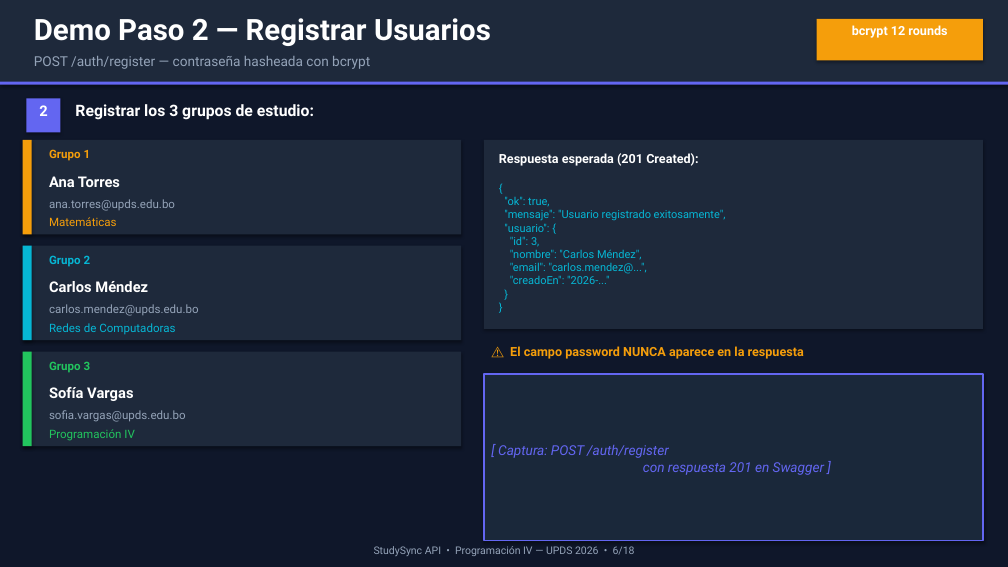
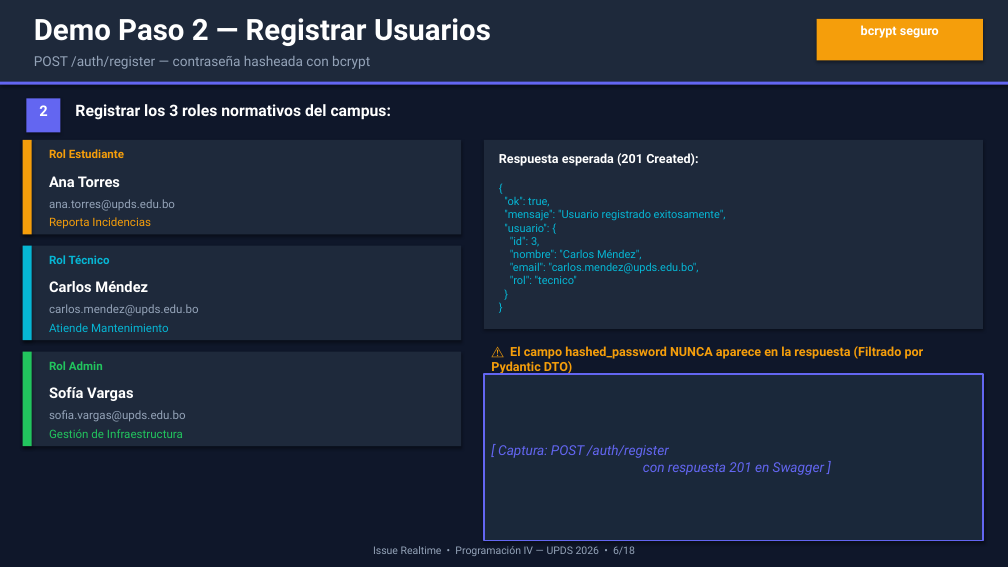
Before and after one commit to JoseMPB13/P4, a slide deck: slide 6 of StudySync_Presentacion_Proyecto_Final.pptx. Drawn at 1008x567 pixels with LibreOffice and Linux fonts; fonts in the diff are those of the drawing. Boxes give left, top, right and bottom in pixels: in the first picture for what was removed or moved away, otherwise in the second. Text is boxed around its words. In the diff, an @@ line names an element or a change of style, - is before the commit and + after.

Commit message:
docs: actualizar presentacion de PowerPoint con el stack tecnico veridico de Issue Realtime

```diff
--- a/StudySync_Presentacion_Proyecto_Final.pptx
+++ b/StudySync_Presentacion_Proyecto_Final.pptx
@@ text at [861,25,939,38]: text changed @@
-bcrypt 12 rounds
+bcrypt seguro
@@ text at [75,104,391,120]: text changed @@
-Registrar los 3 grupos de estudio:
+Registrar los 3 roles normativos del campus:
@@ text at [49,149,124,158]: text changed @@
-Grupo 1
+Rol Estudiante
@@ text at [504,197,726,284]: text changed @@
-{
-"ok": true,
-"mensaje": "Usuario registrado exitosamente",
-"usuario": {
-"id": 3,
-"nombre": "Carlos Méndez",
-"email": "carlos.mendez@...",
-"creadoEn": "2026-..."
-}
-}
+{
+"ok": true,
+"mensaje": "Usuario registrado exitosamente",
+"usuario": {
+"id": 3,
+"nombre": "Carlos Méndez",
+"email": "carlos.mendez@upds.edu.bo",
+"rol": "tecnico"
+}
+}
@@ text at [49,217,151,229]: text changed @@
-Matemáticas
+Reporta Incidencias
@@ text at [49,255,110,264]: text changed @@
-Grupo 2
+Rol Técnico
@@ text at [49,323,169,332]: text changed @@
-Redes de Computadoras
+Atiende Mantenimiento
@@ text at [491,346,924,375]: text changed @@
-⚠️ El campo password NUNCA aparece en la respuesta
+⚠️ El campo hashed_password NUNCA aparece en la respuesta (Filtrado por Pydantic DTO)
@@ text at [49,361,103,370]: text changed @@
-Grupo 3
+Rol Admin
@@ text at [49,429,183,438]: text changed @@
-Programación IV
+Gestión de Infraestructura
@@ text at [373,546,635,556]: text changed @@
-StudySync API • Programación IV — UPDS 2026 • 6/18
+Issue Realtime • Programación IV — UPDS 2026 • 6/18
```
Also in this commit, not shown: 17 other slides changed.
